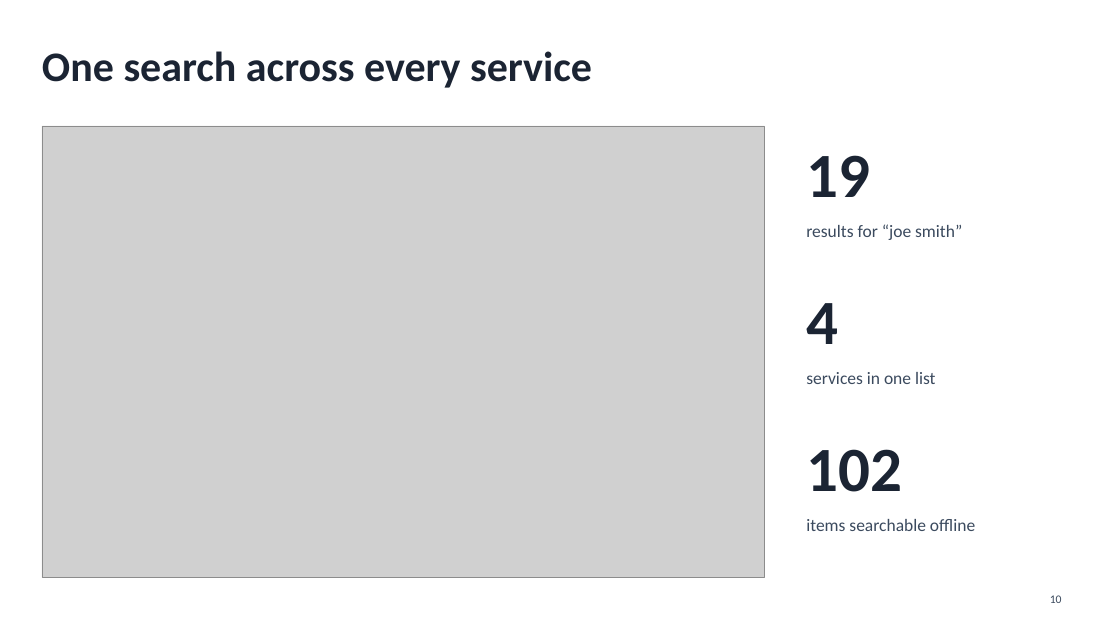
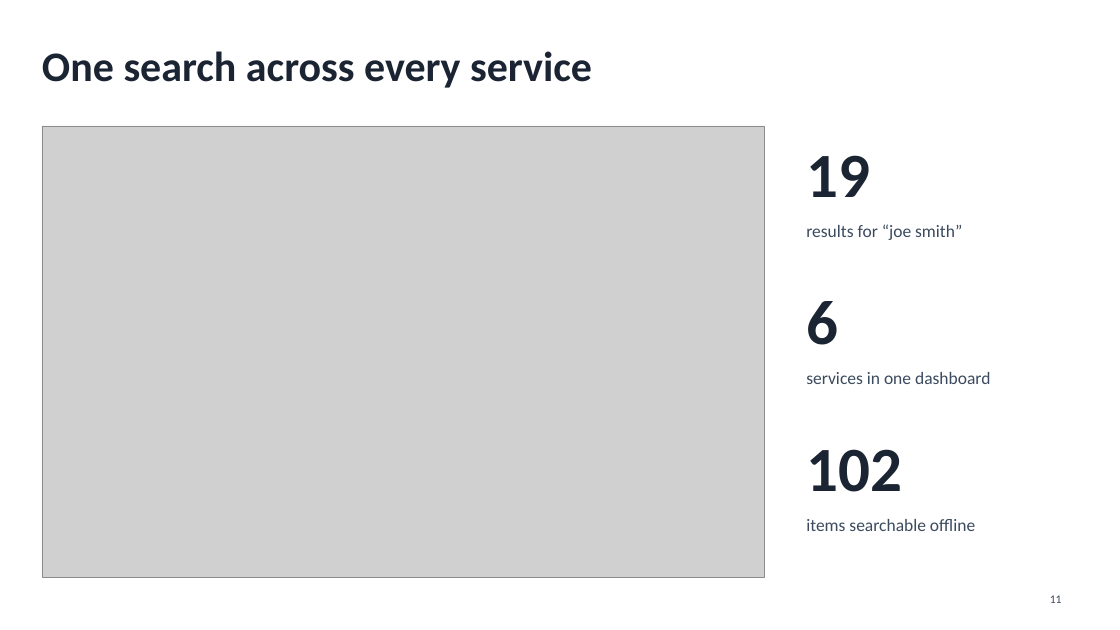
Before and after one commit to abrahamaiproject-bit/Ai-Homework3-Abraham, a slide deck: slide 11 of Homework3_Presentation.pptx (slide 10 before the commit). Drawn at 1120x630 pixels with LibreOffice and Linux fonts; fonts in the diff are those of the drawing; grey boxes stand for pictures. Boxes give left, top, right and bottom in pixels: in the first picture for what was removed or moved away, otherwise in the second. Text is boxed around its words. In the diff, an @@ line names an element or a change of style, - is before the commit and + after.

Commit message:
Add team section, team slide and 6-service updates

```diff
--- a/Homework3_Presentation.pptx
+++ b/Homework3_Presentation.pptx
@@ text at box(806, 301, 838, 345): text changed @@
-4
+6
@@ text at box(806, 372, 990, 384): text changed @@
-services in one list
+services in one dashboard
@@ page number at box(1050, 595, 1062, 603): text changed @@
-10
+11
```
Also in this commit, not shown: 1 other slide changed, 1 slide added, 2 other files.
